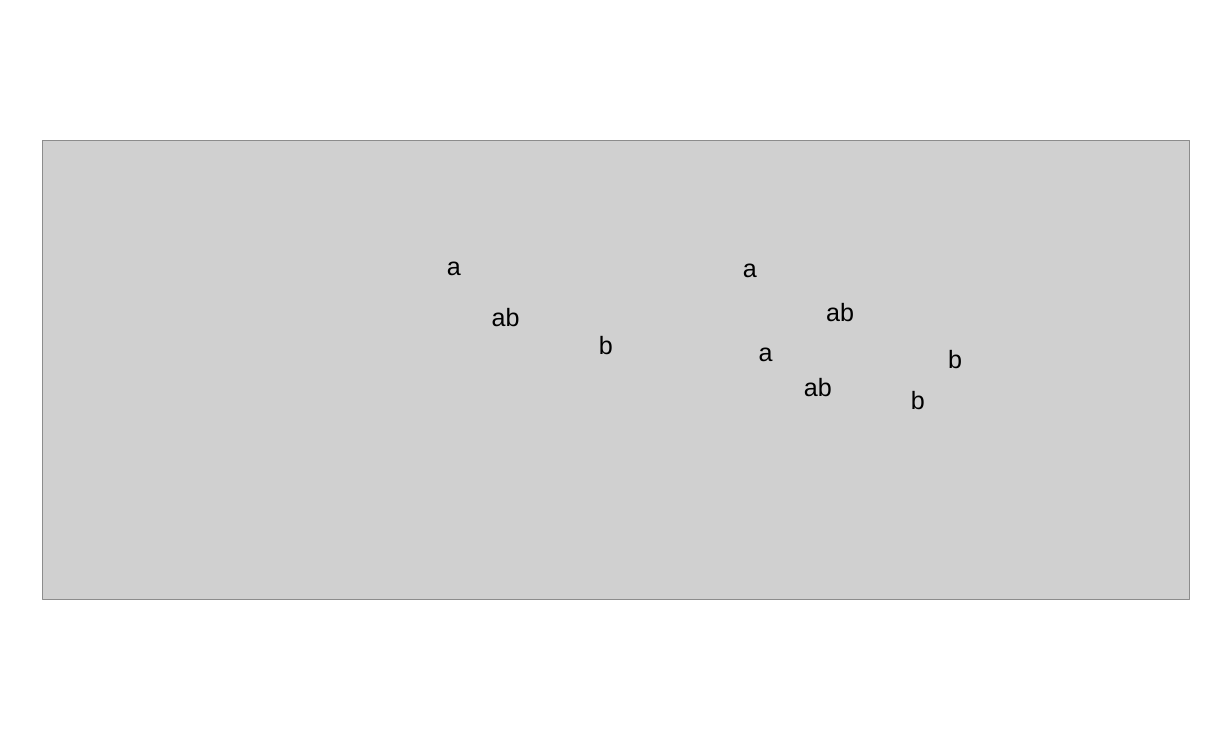
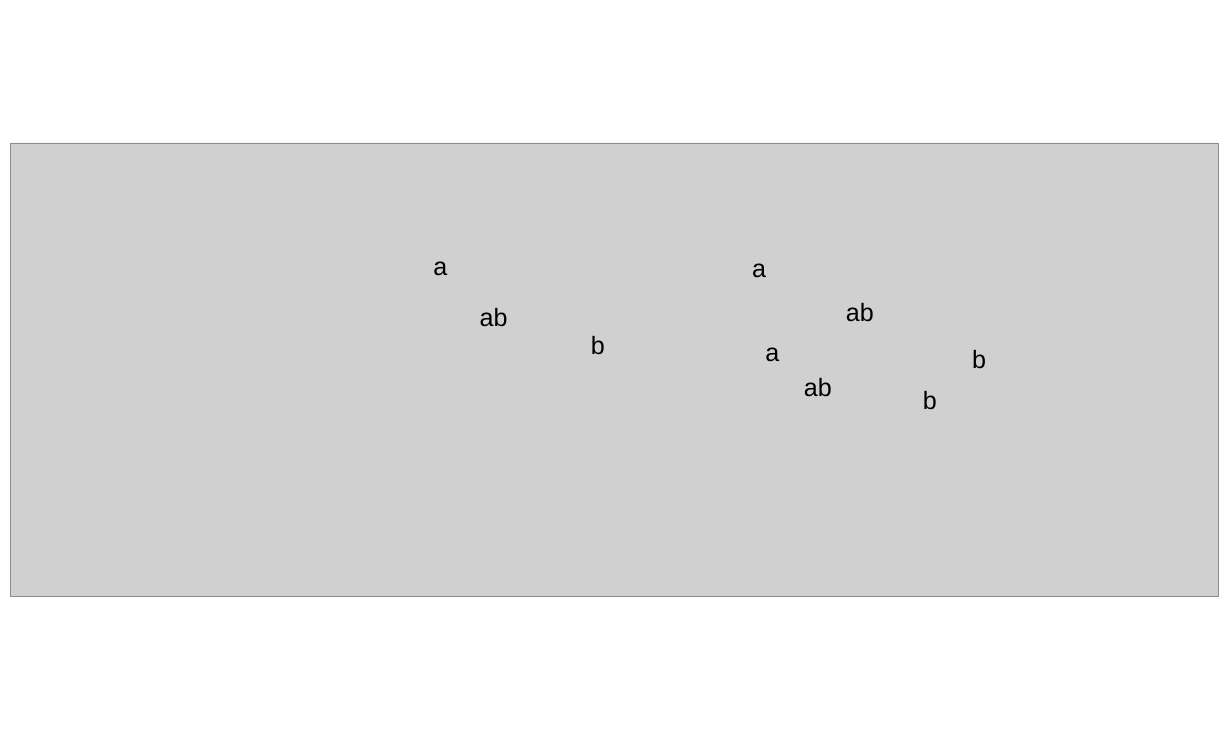
Before and after one commit to tschwemmer/MenidiaOA, a slide deck: slide 1 of Dissertation Backup/Editing Pcrit Fig.pptx. Drawn at 1232x739 pixels with LibreOffice and Linux fonts; fonts in the diff are those of the drawing; grey boxes stand for pictures. Boxes give left, top, right and bottom in pixels: in the first picture for what was removed or moved away, otherwise in the second. Text is boxed around its words. In the diff, an @@ line names an element or a change of style, - is before the commit and + after.

```diff
--- a/Dissertation Backup/Editing Pcrit Fig.pptx
+++ b/Dissertation Backup/Editing Pcrit Fig.pptx
@@ picture: place and size @@
-picture at (42, 140, 1190, 599)
+picture at (11, 143, 1218, 596)
@@ text "a": place and size @@
-text "a" at (447, 261, 461, 276)
+text "a" at (433, 261, 447, 276)
@@ text "a": place and size @@
-text "a" at (743, 263, 757, 278)
+text "a" at (752, 263, 766, 278)
@@ text "ab": place and size @@
-text "ab" at (492, 308, 520, 327)
+text "ab" at (480, 308, 508, 327)
@@ text "ab": place and size @@
-text "ab" at (826, 303, 854, 322)
+text "ab" at (846, 303, 874, 322)
@@ text "b": place and size @@
-text "b" at (599, 336, 613, 355)
+text "b" at (591, 336, 605, 355)
@@ text "a": place and size @@
-text "a" at (759, 347, 773, 362)
+text "a" at (765, 347, 779, 362)
@@ text "b": place and size @@
-text "b" at (948, 350, 962, 369)
+text "b" at (972, 350, 986, 369)
@@ text "b": place and size @@
-text "b" at (911, 391, 925, 410)
+text "b" at (923, 391, 937, 410)
```
Also in this commit, not shown: 12 other files.
